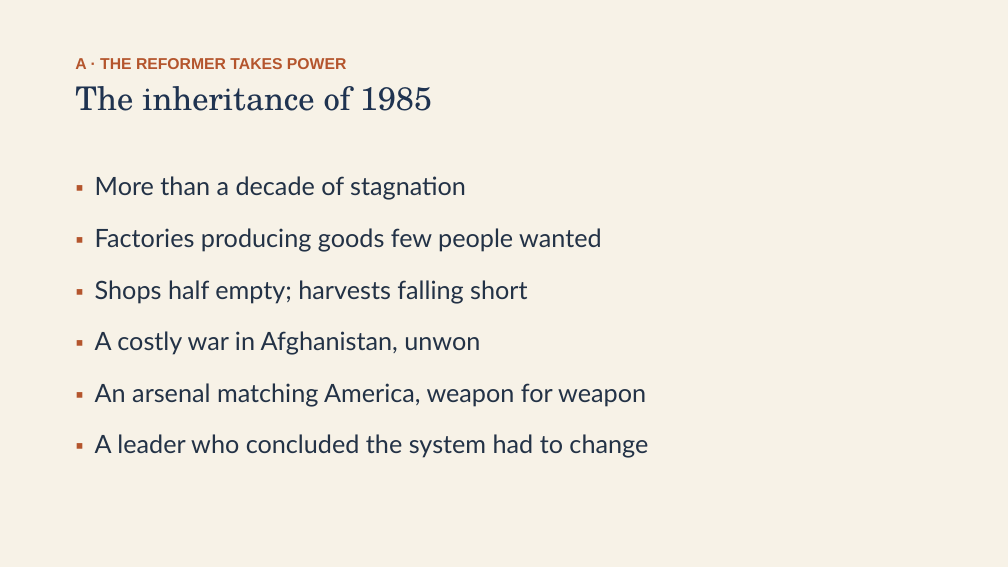
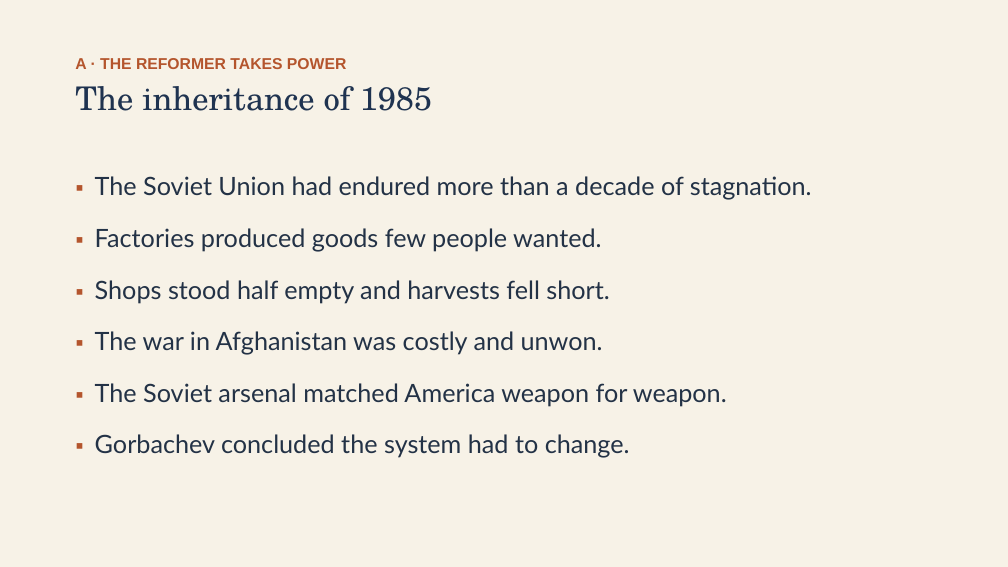
Before and after one commit to ab17gthb/humanities-curriculum-group, a slide deck: slide 5 of cold-war/lesson-08/lesson-08-slides.pptx. Drawn at 1008x567 pixels with LibreOffice and Linux fonts; fonts in the diff are those of the drawing. Boxes give left, top, right and bottom in pixels: in the first picture for what was removed or moved away, otherwise in the second. Text is boxed around its words. In the diff, an @@ line names an element or a change of style, - is before the commit and + after.

```diff
--- a/cold-war/lesson-08/lesson-08-slides.pptx
+++ b/cold-war/lesson-08/lesson-08-slides.pptx
@@ text at <box>95,176,812,458</box>: text changed @@
-▪ More than a decade of stagnation
-▪ Factories producing goods few people wanted
-▪ Shops half empty; harvests falling short
-▪ A costly war in Afghanistan, unwon
-▪ An arsenal matching America, weapon for weapon
-▪ A leader who concluded the system had to change
+▪ The Soviet Union had endured more than a decade of stagnation.
+▪ Factories produced goods few people wanted.
+▪ Shops stood half empty and harvests fell short.
+▪ The war in Afghanistan was costly and unwon.
+▪ The Soviet arsenal matched America weapon for weapon.
+▪ Gorbachev concluded the system had to change.
```
Also in this commit, not shown: 8 other slides changed, 6 other files.
